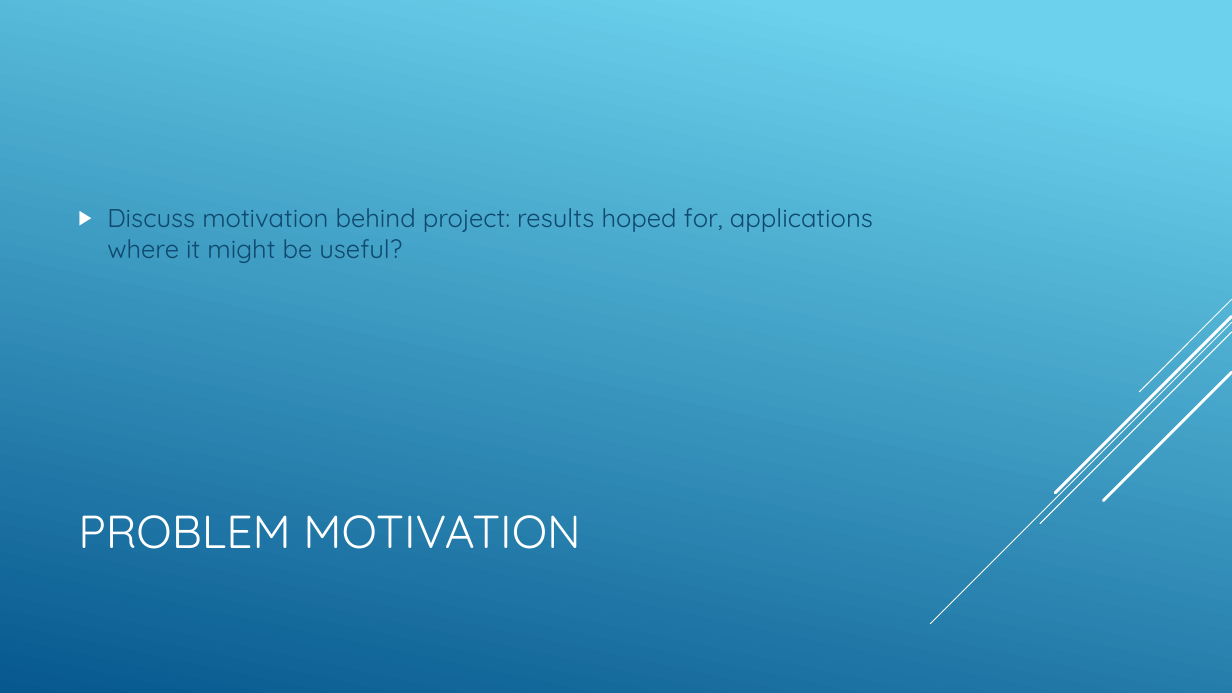
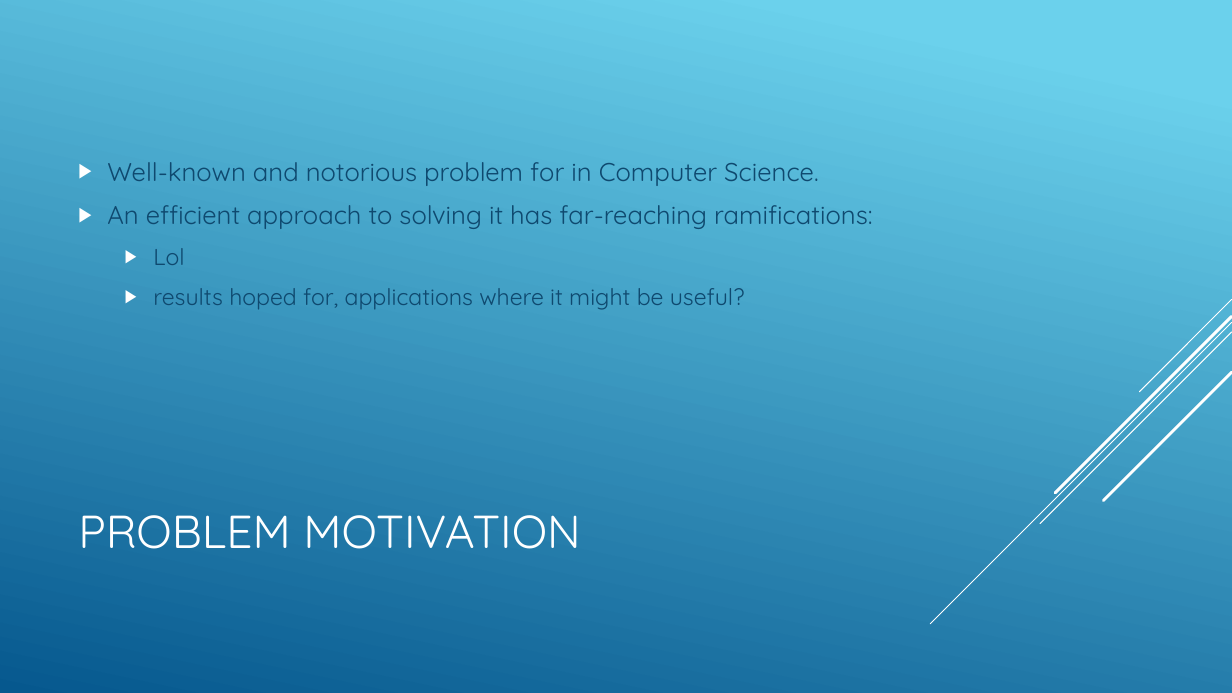
Before and after one commit to esaracin/compressive-sensing-cocktail-party-problem, a slide deck: slide 3 of slide/slides.pptx. Drawn at 1232x693 pixels with LibreOffice and Linux fonts; fonts in the diff are those of the drawing. Boxes give left, top, right and bottom in pixels: in the first picture for what was removed or moved away, otherwise in the second. Text is boxed around its words. In the diff, an @@ line names an element or a change of style, - is before the commit and + after.

```diff
--- a/slide/slides.pptx
+++ b/slide/slides.pptx
@@ text at (107,162,872,310): text changed @@
-▶ Discuss motivation behind project: results hoped for, applications where it might be useful?
+▶ Well-known and notorious problem for in Computer Science.
+▶ An efficient approach to solving it has far-reaching ramifications:
+  ▶ Lol
+  ▶ results hoped for, applications where it might be useful?
```
Also in this commit, not shown: 3 other slides changed, 1 slide added, 1 slide removed, 1 other file.
